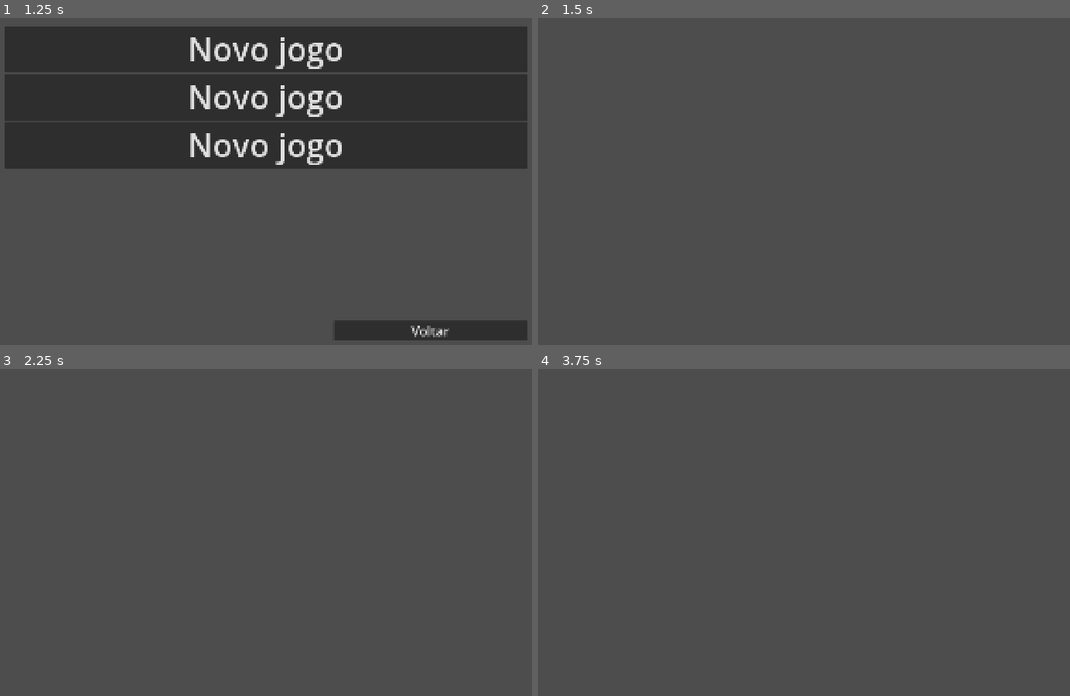
Above: before the commit, frames 1-4 (two rows, left to right).
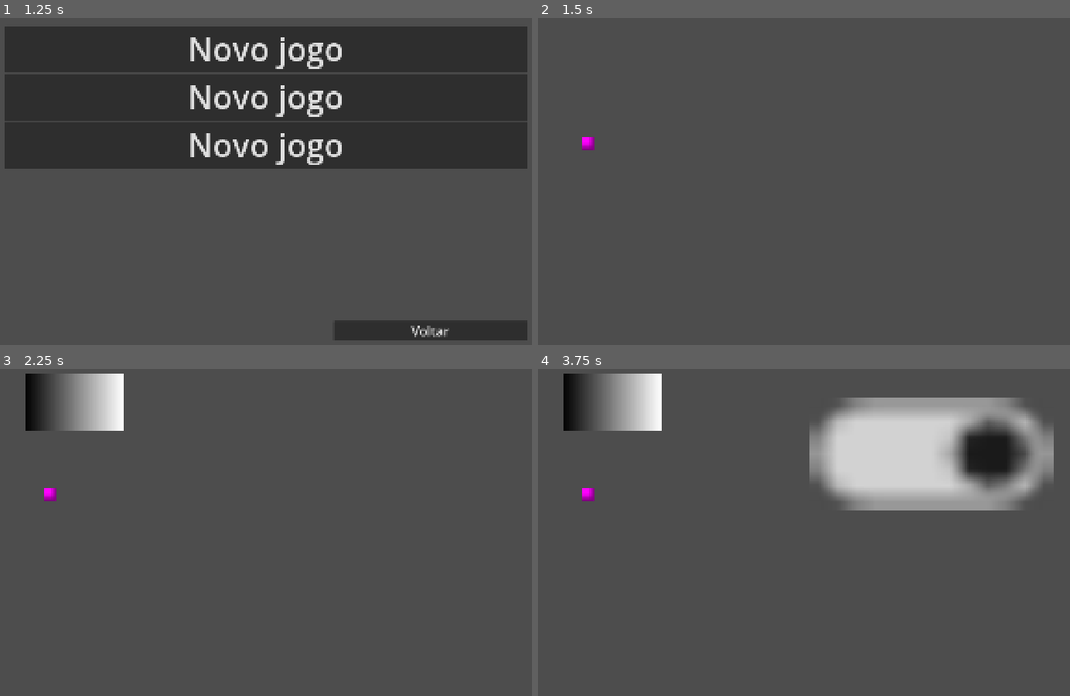
Above: after the commit, the same moments.

Repository: Sleipnir-Game-Team/GMTK-2026
Game: Godot game, scene res://ui/menu/main_menu.tscn
Two runs of this game, one before a commit and one after it. Both use one fixed random seed, a clock stepped at 60 frames per second and the inputs below.
Inputs (mouse positions are in pixels of both pictures, inside the frame that each line leads up to):
- Up to frame 1 (1.25 s): click "Jogar" at 0.5 s
- Up to frame 2 (1.5 s): click "Novo jogo" at 1.25 s
- Up to frame 3 (2.25 s): click (47, 493) at 2.02 s
- Up to frame 4 (3.75 s): click (612, 401) at 2.77 s; click (931, 454) at 3.52 s

Frame 1 is identical in both runs. In frame 2, less than 0.1% of the frame differs, in the area x 8-11%, y 36-41%; in frame 3, 2.7%; in frame 4, 16%, in the area x 4-97%, y 1-44%.

Commit message:
0.0.3 - Sistema de painel -> segmento -> modulo feito
Agora da pra adicionar partes da nave como painel que abre um segmento e partes dos segmentos como clicaveis que abre modulos

Diff:
--- a/game/game_logic.gd
+++ b/game/game_logic.gd
@@ -1,6 +1,7 @@
 extends Node
 
 @export var time_limit := 0.0
+@export var panel_dict : Dictionary[StringName, PackedScene] = {}
 
 var ship_attributes := {
 	'light_color': 'red'
@@ -9,6 +10,8 @@
 var ship_conditions := {
 	'light_color': 'green'
 }
+
+var current_segments: Dictionary[StringName, Node2D]
 
 func setup(save_data: Dictionary) -> void:
 	start_timer()
@@ -43,3 +46,12 @@
 		ship_attributes['light_color'] = 'green'
 	if event.is_action_pressed("test_turn_red"):
 		ship_attributes['light_color'] = 'red'
+
+
+func _on_ship_panel_pressed(panel: StringName) -> void:
+	if current_segments.has(panel):
+		current_segments[panel].queue_free()
+		current_segments.erase(panel)
+	else:
+		current_segments[panel] = panel_dict[panel].instantiate()
+		add_child(current_segments[panel])
--- a/game/main.tscn
+++ b/game/main.tscn
@@ -2,7 +2,10 @@
 
 [ext_resource type="Script" uid="uid://ceunm6ik2o4y4" path="res://game/main.gd" id="1_cxumw"]
 [ext_resource type="Script" uid="uid://d0pk83r7k4mge" path="res://game/game_logic.gd" id="3_emt18"]
+[ext_resource type="PackedScene" uid="uid://dtykqg5pafuvw" path="res://ship_segments/test_segment.tscn" id="4_vop5m"]
 [ext_resource type="PackedScene" uid="uid://dbi5oq1h8iiaf" path="res://ui/hud/HUD.tscn" id="5_u5r6x"]
+
+[sub_resource type="PlaceholderTexture2D" id="PlaceholderTexture2D_vop5m"]
 
 [node name="Main" type="MarginContainer" unique_id=972419465]
 process_mode = 3
@@ -24,4 +27,18 @@
 
 [node name="Jogo" type="Node" parent="." unique_id=333981997 groups=["Jogo"]]
 script = ExtResource("3_emt18")
-time_limit = 10.0
+time_limit = 20.0
+panel_dict = Dictionary[StringName, PackedScene]({
+&"test": ExtResource("4_vop5m")
+})
+
+[node name="Ship" type="Node2D" parent="." unique_id=328625406]
+position = Vector2(270, 394)
+
+[node name="Panel" type="TextureButton" parent="Ship" unique_id=1165334968]
+offset_right = 40.0
+offset_bottom = 40.0
+texture_normal = SubResource("PlaceholderTexture2D_vop5m")
+stretch_mode = 0
+
+[connection signal="pressed" from="Ship/Panel" to="Jogo" method="_on_ship_panel_pressed" binds= [&"test"]]
--- /dev/null
+++ b/ship_modules/flip.gd
@@ -0,0 +1,11 @@
+extends Node2D
+
+func _ready():
+	get_child(0).button_pressed = get_tree().get_first_node_in_group("Jogo").ship_attributes['light_color'] == 'green'
+
+func _on_check_button_toggled(toggled_on: bool) -> void:
+	var jogo := get_tree().get_first_node_in_group("Jogo")
+	if toggled_on:
+		jogo.ship_attributes['light_color'] = 'green'
+	else:
+		jogo.ship_attributes['light_color'] = 'red'
--- /dev/null
+++ b/ship_modules/flip.tscn
@@ -0,0 +1,15 @@
+[gd_scene format=3 uid="uid://mp6bcxumg70u"]
+
+[ext_resource type="Script" uid="uid://cfnmmh74pec6l" path="res://ship_modules/flip.gd" id="1_2mhmk"]
+
+[node name="Flip" type="Node2D" unique_id=1764171961]
+script = ExtResource("1_2mhmk")
+
+[node name="CheckButton" type="CheckButton" parent="." unique_id=1441529664]
+offset_left = 834.0
+offset_top = 28.000004
+offset_right = 878.0
+offset_bottom = 52.000004
+scale = Vector2(23.695715, 21.804771)
+
+[connection signal="toggled" from="CheckButton" to="." method="_on_check_button_toggled"]
--- /dev/null
+++ b/ship_segments/segment.gd
@@ -0,0 +1,20 @@
+extends Node2D
+
+@export var module_models : Dictionary[Node, PackedScene]
+var modules : Dictionary[Node, Node2D]
+
+func _ready() -> void:
+	for panel in module_models:
+		panel.toggled.connect(_on_texture_button_toggled.bind(module_models[panel],panel))
+
+func _on_texture_button_toggled(toggled_on: bool, module_model: PackedScene, panel: Node) -> void:
+	if(toggled_on):
+		modules[panel] = module_model.instantiate()
+		get_parent().add_child(modules[panel])
+	else:
+		modules[panel].queue_free()
+
+func _exit_tree() -> void:
+	for module in modules:
+		if modules[module]:
+			modules[module].queue_free()
--- /dev/null
+++ b/ship_segments/test_segment.tscn
@@ -0,0 +1,24 @@
+[gd_scene format=3 uid="uid://dtykqg5pafuvw"]
+
+[ext_resource type="Script" uid="uid://c5cfsj5ovxwb6" path="res://ship_segments/segment.gd" id="1_hbfp2"]
+[ext_resource type="PackedScene" uid="uid://mp6bcxumg70u" path="res://ship_modules/flip.tscn" id="2_uakjb"]
+
+[sub_resource type="Gradient" id="Gradient_vxurl"]
+
+[sub_resource type="GradientTexture2D" id="GradientTexture2D_hbfp2"]
+gradient = SubResource("Gradient_vxurl")
+
+[node name="TestSegment" type="Node2D" unique_id=1366412851 node_paths=PackedStringArray("module_models")]
+script = ExtResource("1_hbfp2")
+module_models = {
+NodePath("TextureButton"): ExtResource("2_uakjb")
+}
+
+[node name="TextureButton" type="TextureButton" parent="." unique_id=792379349]
+offset_left = 211.0
+offset_top = 39.0
+offset_right = 519.0
+offset_bottom = 219.0
+toggle_mode = true
+texture_normal = SubResource("GradientTexture2D_hbfp2")
+stretch_mode = 0
Not shown, added: ship_modules/flip.gd.uid
Not shown, added: ship_segments/segment.gd.uid
